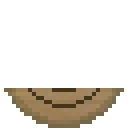
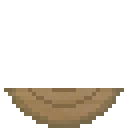
Layer changes from the first 128×128 image to the second:
painted on "Layer 2" over <box>28,88,100,108</box>
